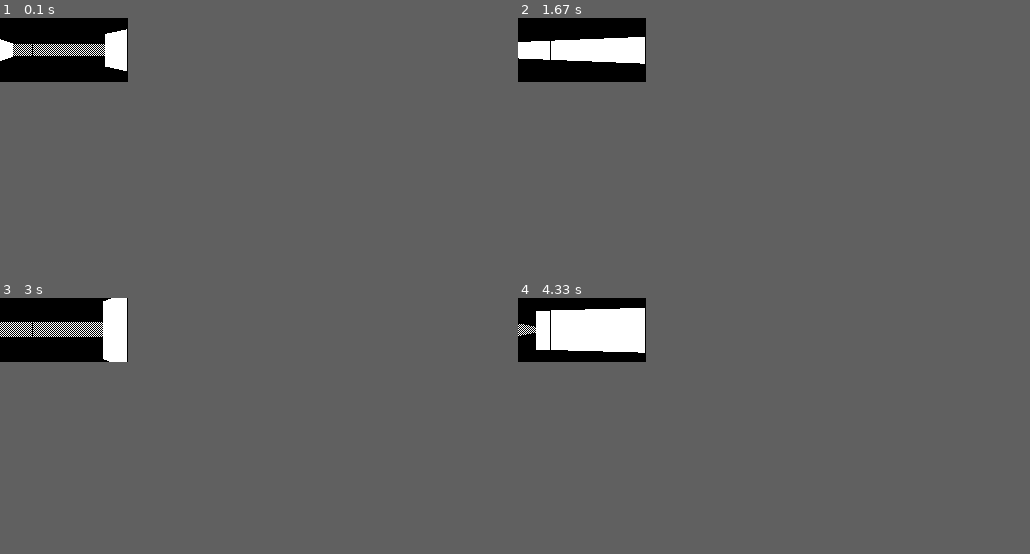
Above: before the commit, frames 1-4 (two rows, left to right).
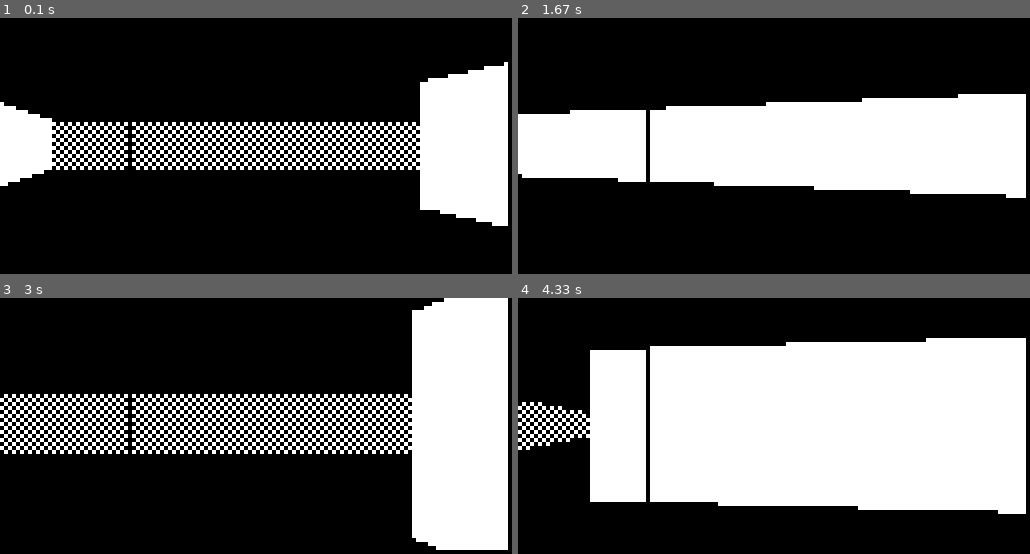
Above: after the commit, the same moments.

Repository: indigoparadox/mood
Game: pygame game, started from mood.py
The game is run twice, just before and just after one commit, with the same random seed, the same clock (stepped at 60 frames per second) and the same inputs.
Inputs:
- Up to frame 1 (0.1 s): no input
- Up to frame 2 (1.67 s): hold Right 0.33-0.8 s; hold Up 0.83-1.13 s; hold Right 1.17-1.63 s
- Up to frame 3 (3 s): hold Left 1.67-2.2 s; hold Left 2.23-2.63 s; hold Up from 2.67 s (still down)
- Up to frame 4 (4.33 s): release Up at 3.03 s; hold Right 3.07-3.7 s; hold Left 3.73-4.2 s; hold Right from 4.23 s (still down)
In our replay, the window is 128x64 before the commit and 512x256 after it. These sizes can differ from the game's own. Grey fills any space a smaller window leaves; there, only what the larger window draws over its background counts as a difference.

The runs differ from the first frame. In frame 1, 20% of the frame differs, in the area x 0-100%, y 4-82%; in frame 2, 34%; in frame 3, 29%; in frame 4, 43%, in the area x 0-100%, y 0-100%.

Commit message:
Added graphics zoom.

Diff:
--- a/microgfx.py
+++ b/microgfx.py
@@ -50,15 +50,17 @@
    PATTERN_DOTS = 1
    PATTERN_STRIPES = 2
 
-   def __init__( self, screen_sz ):
+   def __init__( self, screen_sz, zoom=1 ):
 
       self.pos = (float( 6 ), float( 3 ))
       self.facing = (float( -1 ), float( 0 ))
       self.plane = (float( 0 ), float( 0.66 ))
+      self.zoom = zoom
 
       if ENGINE_PYGAME == engine:
          pygame.init()
-         self.screen = pygame.display.set_mode( screen_sz )
+         self.screen = pygame.display.set_mode( \
+            (screen_sz[X] * self.zoom, screen_sz[Y] * self.zoom) )
          self.clock = pygame.time.Clock()
 
    def wait( self, fps ):
@@ -68,28 +70,31 @@
    def blank( self, color ):
       if ENGINE_PYGAME == engine:
          pygame.draw.rect( self.screen, color, [0, 0,
-            self.screen.get_width(), self.screen.get_height()] )
+            self.screen.get_width() * self.zoom,
+            self.screen.get_height() * self.zoom] )
 
-   def line( self, color, pos1, pos2, pattern ):
+   def line( self, color, x, y1, y2, pattern ):
 
       if ENGINE_PYGAME == engine:
          if Gfx.PATTERN_STRIPES == pattern:
-            for y_dot in range( pos1[Y], pos2[Y] ):
+            for y_dot in range( y1, y2 ):
                if 0 < y_dot % 2:
                   continue
-               pygame.draw.line( self.screen, color, \
-                  (pos1[X], y_dot), (pos2[X], y_dot) )
+               pygame.draw.rect( self.screen, color, \
+                  [x * self.zoom, y_dot * self.zoom, self.zoom, self.zoom] )
 
          elif Gfx.PATTERN_DOTS == pattern:
-            for y_dot in range( pos1[Y], pos2[Y] ):
-               if 0 < y_dot % 2 and 0 < pos1[X] % 2 \
-               or 0 == y_dot % 2 and 0 == pos1[X] % 2:
+            for y_dot in range( y1, y2 ):
+               if 0 < y_dot % 2 and 0 < x % 2 \
+               or 0 == y_dot % 2 and 0 == x % 2:
                   continue
-               pygame.draw.line( self.screen, color, \
-                  (pos1[X], y_dot), (pos2[X], y_dot) )
+               pygame.draw.rect( self.screen, color, \
+                  [x * self.zoom, y_dot * self.zoom, self.zoom, self.zoom] )
 
          else:
-            pygame.draw.line( self.screen, color, pos1, pos2 )
+            height = (y2 - y1) * self.zoom
+            pygame.draw.rect( self.screen, color, \
+               [x * self.zoom, y1 * self.zoom, self.zoom, height] )
 
    def rotate( self, speed ):
 
--- a/mood.py
+++ b/mood.py
@@ -22,7 +22,6 @@
       self.input = inp
 
    def run( self ):
-      midline = SCREEN_H / 2
       gfx = self.gfx
       ticks = 0
       mspeed = 0.5
@@ -63,14 +62,14 @@
             l_s, l_e, side = self.gmap.cast( x, gfx.pos[X], gfx.pos[Y], gfx.facing[X], gfx.facing[Y], gfx.plane[X], gfx.plane[Y], (SCREEN_W, SCREEN_H) )
 
             color = (255, 255, 255)
-            gfx.line( color, (x, l_s), (x, l_e), \
+            gfx.line( color, x, l_s, l_e, \
                True if GridMap.WALL_L == side else False )
 
          gfx.flip()
 
          gfx.wait( 10 )
 
-gfx = Gfx( (SCREEN_W, SCREEN_H) )
+gfx = Gfx( (SCREEN_W, SCREEN_H), 4 )
 main = MainLoop( gfx, Input(), GridMap( DefaultMap ) )
 
 main.run()
